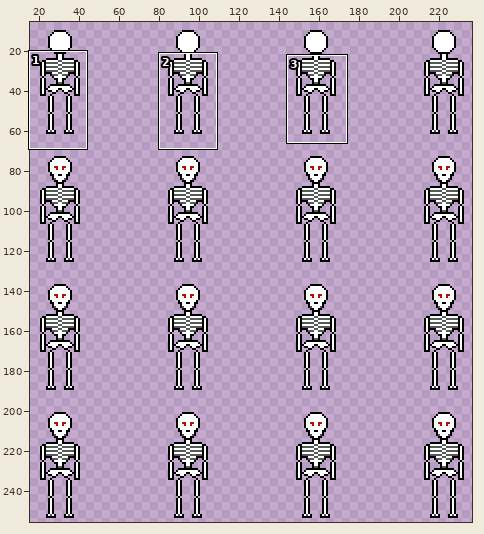
Pixel-art file: assets/aseprite/skeleton2.aseprite. The picture above shows the old version from afar; the outline marks the close-up.
Close-up. As it was:
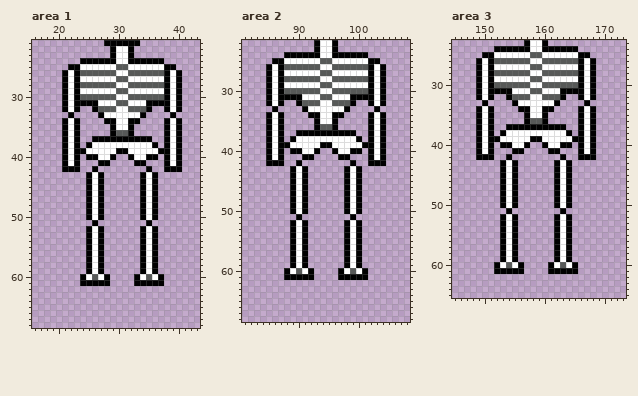
256x256 pixels, 1 frame. Pixels under 10% opacity are left out. Shown: area 1: x 16..43, y 21..68; area 2: x 81..108, y 22..68; area 3: x 145..173, y 23..65. The wide view leaves out empty margins. The commit also changed other parts of the picture, which this record leaves out.
After the commit:
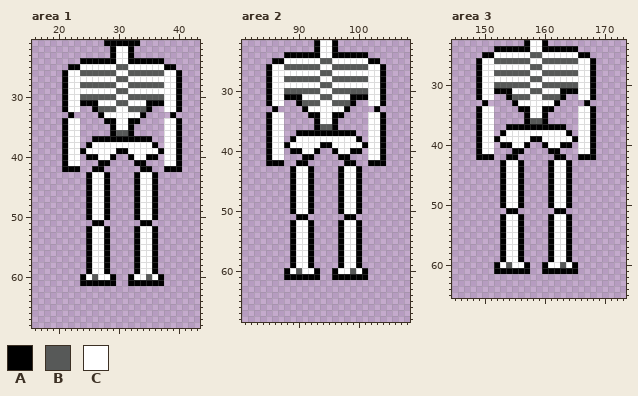
Palette (. is transparent): A #000000  B #575958  C #ffffff
Edits made:
--- area 1, layer "BigHead"
@@ x 16..43 @@
 25 ......AACCCCCCBBCCCCCCAA....
-26 .....ACABBBBBBCCBBBBBBACA...
-27 .....ACACCCCCCBBCCCCCCACA...
-28 .....ACABBBBBBCCBBBBBBACA...
-29 .....ACACCCCCCBBCCCCCCACA...
-30 .....ACABBBBBBCCBBBBBBACA...
-31 .....ACAAAACCCBBCCCAAAACA...
-32 .....ACA..ABBBCCBBBA..ACA...
+26 .....ACCBBBBBBCCBBBBBBCCA...
+27 .....ACCCCCCCCBBCCCCCCCCA...
+28 .....ACCBBBBBBCCBBBBBBCCA...
+29 .....ACCCCCCCCBBCCCCCCCCA...
+30 .....ACCBBBBBBCCBBBBBBCCA...
+31 .....ACCAAACCCBBCCCAAACCA...
+32 .....ACC..ABBBCCBBBA..CCA...
 33 ......A....ACCCCCCA....A....
-34 .....ACA....AACCAA....ACA...
-35 .....ACA.....ACCA.....ACA...
-36 .....ACA.....ABBA.....ACA...
-37 .....ACA..AAAAAAAAAA..ACA...
-38 .....ACA.ACCCCCCCCCCA.ACA...
-39 .....ACAACCCCCAACCCCCAACA...
-40 .....ACA.AACCA..ACCAA.ACA...
-41 .....ACA...AA....AA...ACA...
-42 .....AAA..A........A..AAA...
-43 .........ACA......ACA.......
-44 .........ACA......ACA.......
-45 .........ACA......ACA.......
-46 .........ACA......ACA.......
-47 .........ACA......ACA.......
-48 .........ACA......ACA.......
-49 .........ACA......ACA.......
-50 .........ACA......ACA.......
-51 ..........A........A........
-52 .........ACA......ACA.......
-53 .........ACA......ACA.......
-54 .........ACA......ACA.......
-55 .........ACA......ACA.......
-56 .........ACA......ACA.......
-57 .........ACA......ACA.......
-58 .........ACA......ACA.......
-59 .........ACA......ACA.......
-60 ........ACBCA....ACBCA......
-61 ........AAAAA....AAAAA......
+34 .....ACC....AACCAA....CCA...
+35 .....ACC.....ACCA.....CCA...
+36 .....ACC.....ABBA.....CCA...
+37 .....ACC..AAAAAAAAAA..CCA...
+38 .....ACC.ACCCCCCCCCCA.CCA...
+39 .....ACCACCCCCAACCCCCACCA...
+40 .....ACC.AACCA..ACCAA.CCA...
+41 .....ACC...AA....AA...CCA...
+42 .....AAA..AA......AA..AAA...
+43 .........ACCA....ACCA.......
+44 .........ACCA....ACCA.......
+45 .........ACCA....ACCA.......
+46 .........ACCA....ACCA.......
+47 .........ACCA....ACCA.......
+48 .........ACCA....ACCA.......
+49 .........ACCA....ACCA.......
+50 .........ACCA....ACCA.......
+51 ..........AA......AA........
+52 .........ACCA....ACCA.......
+53 .........ACCA....ACCA.......
+54 .........ACCA....ACCA.......
+55 .........ACCA....ACCA.......
+56 .........ACCA....ACCA.......
+57 .........ACCA....ACCA.......
+58 .........ACCA....ACCA.......
+59 .........ACCA....ACCA.......
+60 ........ACBCCA..ACCBCA......
+61 ........AAAAAA..AAAAAA......
 62 ............................
--- area 2, layer "BigHead"
@@ x 81..108 @@
 25 .....AACCCCCCBBCCCCCCAA.....
-26 ....ACABBBBBBCCBBBBBBACA....
-27 ....ACACCCCCCBBCCCCCCACA....
-28 ....ACABBBBBBCCBBBBBBACA....
-29 ....ACACCCCCCBBCCCCCCACA....
-30 ....ACABBBBBBCCBBBBBBACA....
-31 ....ACAAAACCCBBCCCAAAACA....
-32 ....ACA..ABBBCCBBBA..ACA....
+26 ....ACCBBBBBBCCBBBBBBCCA....
+27 ....ACCCCCCCCBBCCCCCCCCA....
+28 ....ACCBBBBBBCCBBBBBBCCA....
+29 ....ACCCCCCCCBBCCCCCCCCA....
+30 ....ACCBBBBBBCCBBBBBBCCA....
+31 ....ACCAAACCCBBCCCAAACCA....
+32 ....ACC..ABBBCCBBBA..CCA....
 33 .....A....ACCCCCCA....A.....
-34 ....ACA....AACCAA....ACA....
-35 ....ACA.....ACCA.....ACA....
-36 ....ACA.....ABBA.....ACA....
-37 ....ACA..AAAAAAAAAA..ACA....
-38 ....ACA.ACCCCCCCCCCA.ACA....
-39 ....ACAACCCCCAACCCCCAACA....
-40 ....ACA.AACCA..ACCAA.ACA....
-41 ....ACA...AA....AA...ACA....
-42 ....AAA..A........A..AAA....
-43 ........ACA......ACA........
-44 ........ACA......ACA........
-45 ........ACA......ACA........
-46 ........ACA......ACA........
-47 ........ACA......ACA........
-48 ........ACA......ACA........
-49 ........ACA......ACA........
-50 ........ACA......ACA........
-51 .........A........A.........
-52 ........ACA......ACA........
-53 ........ACA......ACA........
-54 ........ACA......ACA........
-55 ........ACA......ACA........
-56 ........ACA......ACA........
-57 ........ACA......ACA........
-58 ........ACA......ACA........
-59 ........ACA......ACA........
-60 .......ACBCA....ACBCA.......
-61 .......AAAAA....AAAAA.......
+34 ....ACC....AACCAA....CCA....
+35 ....ACC.....ACCA.....CCA....
+36 ....ACC.....ABBA.....CCA....
+37 ....ACC..AAAAAAAAAA..CCA....
+38 ....ACC.ACCCCCCCCCCA.CCA....
+39 ....ACCACCCCCAACCCCCACCA....
+40 ....ACC.AACCA..ACCAA.CCA....
+41 ....ACC...AA....AA...CCA....
+42 ....AAA..AA......AA..AAA....
+43 ........ACCA....ACCA........
+44 ........ACCA....ACCA........
+45 ........ACCA....ACCA........
+46 ........ACCA....ACCA........
+47 ........ACCA....ACCA........
+48 ........ACCA....ACCA........
+49 ........ACCA....ACCA........
+50 ........ACCA....ACCA........
+51 .........AA......AA.........
+52 ........ACCA....ACCA........
+53 ........ACCA....ACCA........
+54 ........ACCA....ACCA........
+55 ........ACCA....ACCA........
+56 ........ACCA....ACCA........
+57 ........ACCA....ACCA........
+58 ........ACCA....ACCA........
+59 ........ACCA....ACCA........
+60 .......ACBCCA..ACCBCA.......
+61 .......AAAAAA..AAAAAA.......
 62 ............................
--- area 3, layer "BigHead"
@@ x 149..168 @@
 25 .AACCCCCCBBCCCCCCAA.
-26 ACABBBBBBCCBBBBBBACA
-27 ACACCCCCCBBCCCCCCACA
-28 ACABBBBBBCCBBBBBBACA
-29 ACACCCCCCBBCCCCCCACA
-30 ACABBBBBBCCBBBBBBACA
-31 ACAAAACCCBBCCCAAAACA
-32 ACA..ABBBCCBBBA..ACA
+26 ACCBBBBBBCCBBBBBBCCA
+27 ACCCCCCCCBBCCCCCCCCA
+28 ACCBBBBBBCCBBBBBBCCA
+29 ACCCCCCCCBBCCCCCCCCA
+30 ACCBBBBBBCCBBBBBBCCA
+31 ACCAAACCCBBCCCAAACCA
+32 ACC..ABBBCCBBBA..CCA
 33 .A....ACCCCCCA....A.
-34 ACA....AACCAA....ACA
-35 ACA.....ACCA.....ACA
-36 ACA.....ABBA.....ACA
-37 ACA..AAAAAAAAAA..ACA
-38 ACA.ACCCCCCCCCCA.ACA
-39 ACAACCCCCAACCCCCAACA
-40 ACA.AACCA..ACCAA.ACA
-41 ACA...AA....AA...ACA
-42 AAA..A........A..AAA
-43 ....ACA......ACA....
-44 ....ACA......ACA....
-45 ....ACA......ACA....
-46 ....ACA......ACA....
-47 ....ACA......ACA....
-48 ....ACA......ACA....
-49 ....ACA......ACA....
-50 ....ACA......ACA....
-51 .....A........A.....
-52 ....ACA......ACA....
-53 ....ACA......ACA....
-54 ....ACA......ACA....
-55 ....ACA......ACA....
-56 ....ACA......ACA....
-57 ....ACA......ACA....
-58 ....ACA......ACA....
-59 ....ACA......ACA....
-60 ...ACBCA....ACBCA...
-61 ...AAAAA....AAAAA...
+34 ACC....AACCAA....CCA
+35 ACC.....ACCA.....CCA
+36 ACC.....ABBA.....CCA
+37 ACC..AAAAAAAAAA..CCA
+38 ACC.ACCCCCCCCCCA.CCA
+39 ACCACCCCCAACCCCCACCA
+40 ACC.AACCA..ACCAA.CCA
+41 ACC...AA....AA...CCA
+42 AAA..AA......AA..AAA
+43 ....ACCA....ACCA....
+44 ....ACCA....ACCA....
+45 ....ACCA....ACCA....
+46 ....ACCA....ACCA....
+47 ....ACCA....ACCA....
+48 ....ACCA....ACCA....
+49 ....ACCA....ACCA....
+50 ....ACCA....ACCA....
+51 .....AA......AA.....
+52 ....ACCA....ACCA....
+53 ....ACCA....ACCA....
+54 ....ACCA....ACCA....
+55 ....ACCA....ACCA....
+56 ....ACCA....ACCA....
+57 ....ACCA....ACCA....
+58 ....ACCA....ACCA....
+59 ....ACCA....ACCA....
+60 ...ACBCCA..ACCBCA...
+61 ...AAAAAA..AAAAAA...
 62 ....................
Where, in picture pixels (left, top, right, bottom), the same in both close-ups:
changed: (74, 70, 170, 286)
changed: (278, 64, 350, 280)
changed: (368, 64, 374, 160)
changed: (488, 58, 560, 274)
changed: (578, 58, 584, 154)
